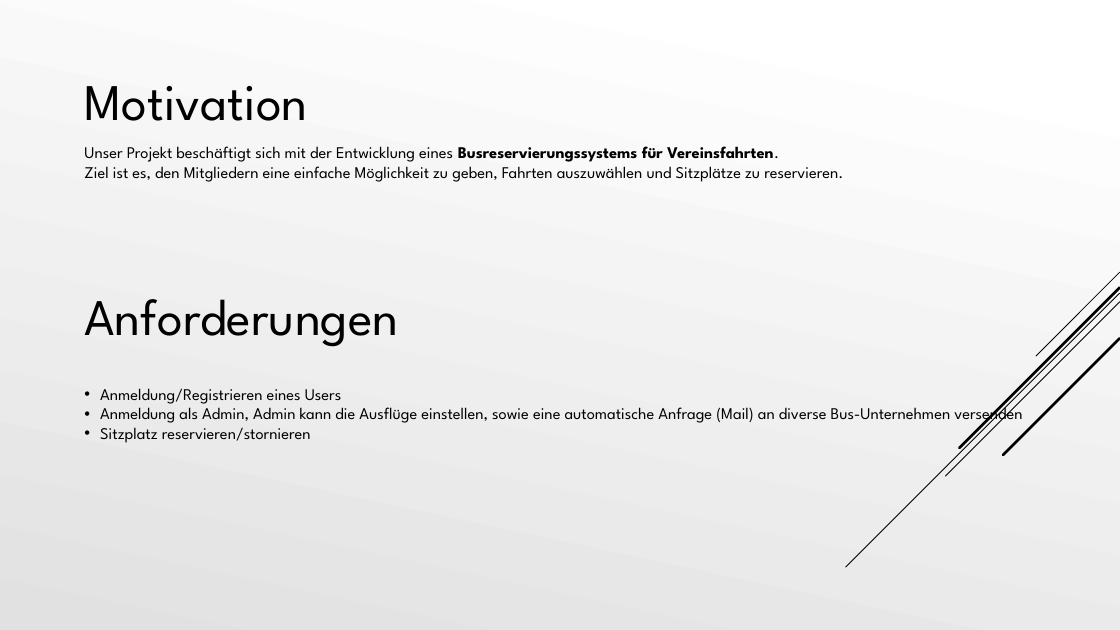
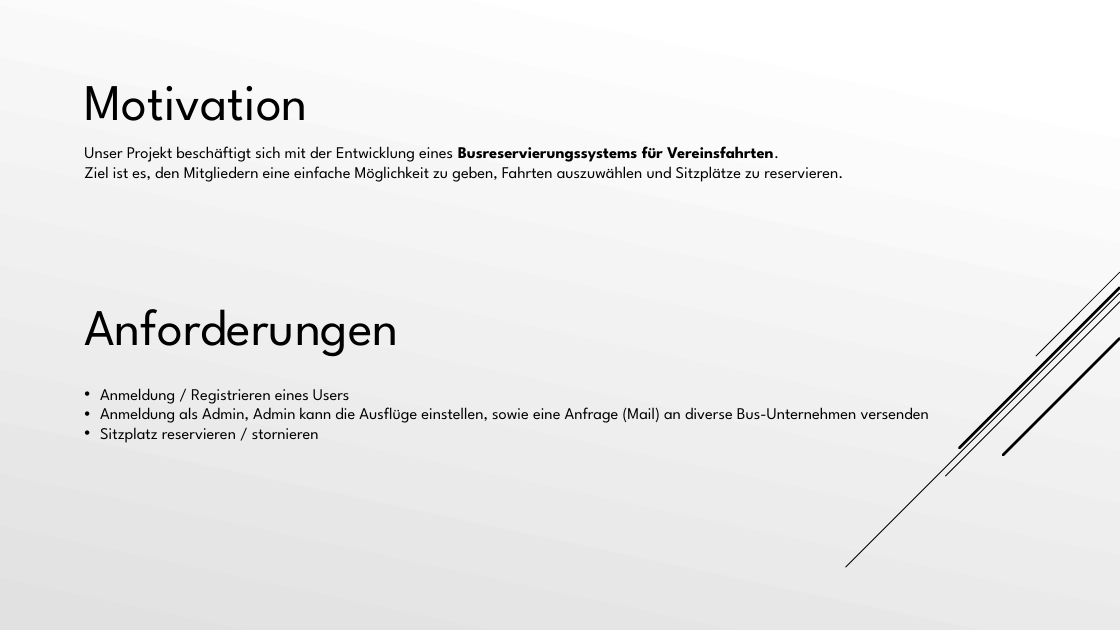
Before and after one commit to xamsemi/Advanced-Programing, a slide deck: slide 2 of mokup/Abgabe_Busreservierungssystem.pptx. Drawn at 1120x630 pixels with LibreOffice and Linux fonts; fonts in the diff are those of the drawing. Boxes give left, top, right and bottom in pixels: in the first picture for what was removed or moved away, otherwise in the second. Text is boxed around its words. In the diff, an @@ line names an element or a change of style, - is before the commit and + after.

```diff
--- a/mokup/Abgabe_Busreservierungssystem.pptx
+++ b/mokup/Abgabe_Busreservierungssystem.pptx
@@ text "Anforderungen": place and size @@
-text "Anforderungen" at <box>84,299,398,347</box>
+text "Anforderungen" at <box>84,309,398,357</box>
@@ text at <box>100,388,929,443</box>: text changed @@
-• Anmeldung/Registrieren eines Users
-• Anmeldung als Admin, Admin kann die Ausflüge einstellen, sowie eine automatische Anfrage (Mail) an diverse Bus-Unternehmen versenden
-• Sitzplatz reservieren/stornieren
+• Anmeldung / Registrieren eines Users
+• Anmeldung als Admin, Admin kann die Ausflüge einstellen, sowie eine Anfrage (Mail) an diverse Bus-Unternehmen versenden
+• Sitzplatz reservieren / stornieren
```
Also in this commit, not shown: 2 other slides changed.
